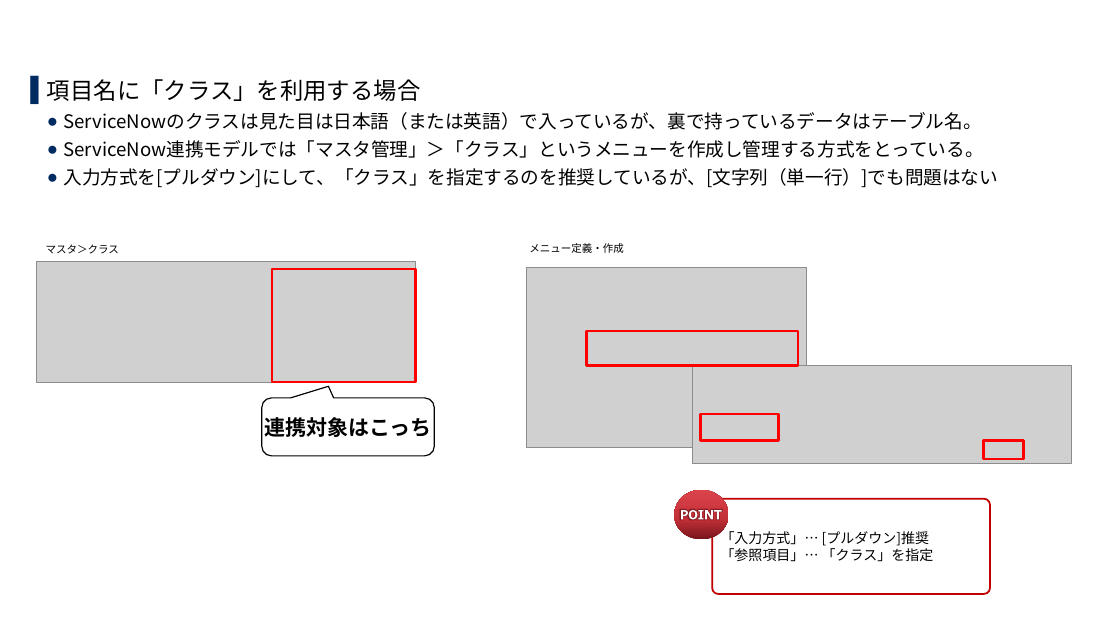
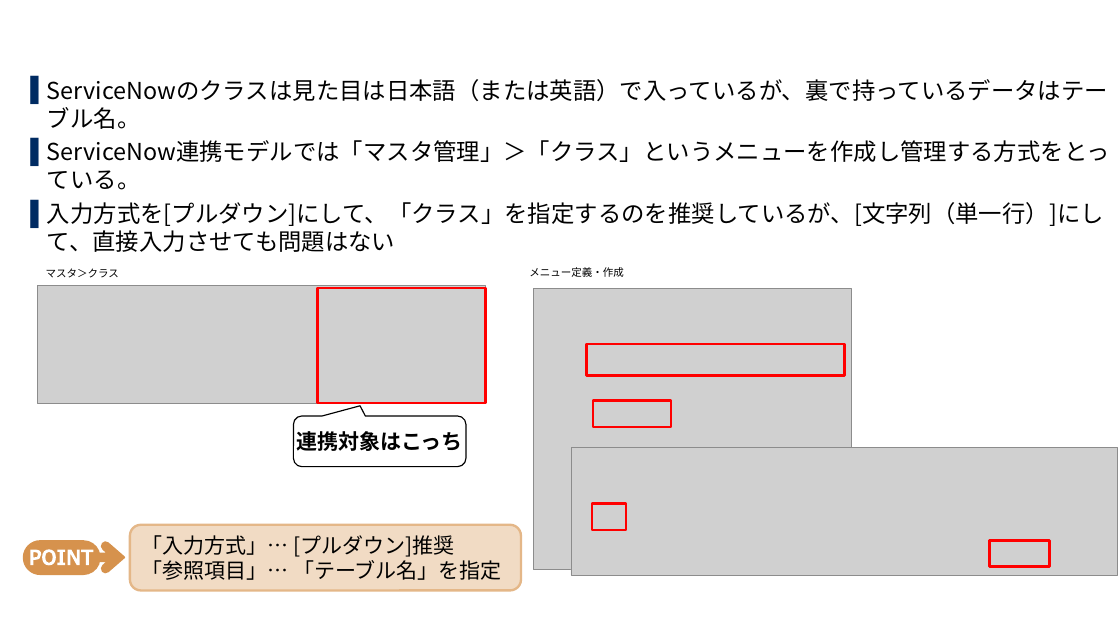
Before and after one commit to exastro-suite/SettingSamples-ServiceNow, a slide deck: slide 50 of docs/setting-samples-servicenow-install_ja.pptx (slide 43 before the commit). Drawn at 1120x630 pixels with LibreOffice and Linux fonts; fonts in the diff are those of the drawing; grey boxes stand for pictures; background and template pictures are left out. Boxes give left, top, right and bottom in pixels: in the first picture for what was removed or moved away, otherwise in the second. Text is boxed around its words. In the diff, an @@ line names an element or a change of style, - is before the commit and + after.

```diff
--- a/docs/setting-samples-servicenow-install_ja.pptx
+++ b/docs/setting-samples-servicenow-install_ja.pptx
@@ text at [47,79,420,101]: paragraph removed @@
-▌ 項目名に「クラス」を利用する場合
@@ text at [47,79,1110,190]: size 16 to 20 pt in "ServiceNowのクラスは見た目は日本語（または英語）で入っているが、裏で持っているデータはテーブル名。", "ServiceNow連携モデルでは「マスタ管理」＞「クラス」というメニューを作成し管理する方式をとっている。"; bullet ● to ▌; list level 2 to 1 in "ServiceNowのクラスは見た目は日本語（または英語）で入っているが、裏で持っているデータはテーブル名。"; list level 2 to 1 in "ServiceNow連携モデルでは「マスタ管理」＞「クラス」というメニューを作成し管理する方式をとっている。" @@
@@ text at [47,202,1104,252]: text changed; size 16 to 20 pt @@
-  ● 入力方式を[プルダウン]にして、「クラス」を指定するのを推奨しているが、[文字列（単一行）]でも問題はない
+▌ 入力方式を[プルダウン]にして、「クラス」を指定するのを推奨しているが、[文字列（単一行）]にして、直接入力させても問題はない
@@ text "マスタ＞クラス": place and size @@
-text "マスタ＞クラス" at [46,244,119,254]
+text "マスタ＞クラス" at [46,268,119,278]
@@ text "メニュー定義・作成": place and size @@
-text "メニュー定義・作成" at [529,243,624,253]
+text "メニュー定義・作成" at [529,267,624,277]
@@ picture removed at [527,267,807,448] @@
@@ picture: place and size @@
-picture at [37,261,416,382]
+picture at [38,286,486,403]
@@ rectangle: place and size @@
-rectangle at [272,269,416,381]
+rectangle at [318,288,486,403]
@@ picture added at [534,288,851,570] @@
@@ rectangle: place and size @@
-rectangle at [586,331,798,365]
+rectangle at [586,344,844,376]
@@ picture removed at [692,365,1071,463] @@
@@ rounded speech box "連携対象はこっち": place and size @@
-rounded speech box "連携対象はこっち" at [262,398,434,456]
+rounded speech box "連携対象はこっち" at [293,416,465,466]
@@ rectangle: place and size @@
-rectangle at [701,414,778,441]
+rectangle at [593,401,670,428]
@@ picture added at [571,447,1118,575] @@
@@ rectangle added at [592,503,627,529], outline #FF0000 2.25 pt @@
@@ ellipse removed at [675,490,729,539] @@
@@ rounded rectangle "「入力方式」… [プルダウン]推奨": place and size @@
-rounded rectangle "「入力方式」… [プルダウン]推奨" at [712,499,991,594]
+rounded rectangle "「入力方式」… [プルダウン]推奨" at [130,525,522,591]
@@ rounded rectangle "「入力方式」… [プルダウン]推奨" at [130,525,522,591]: vertical alignment middle to top; fill #FFFFFF to #F1DBC4; outline #C00000 1.5 pt to #E4B788 2 pt; proportions changed @@
@@ text in rounded rectangle at [141,535,454,557]: size 12 to 18 pt in "「入力方式」… [プルダウン]推奨" @@
@@ freeform shape removed at [681,510,722,519] @@
@@ freeform shape added at [23,540,125,576], fill #D6924D @@
@@ freeform shape added at [30,549,93,565], fill #FFFFFF @@
@@ text in rounded rectangle at [141,560,502,580]: text changed; size 12 to 18 pt @@
-「参照項目」… 「クラス」を指定
+「参照項目」… 「テーブル名」を指定
@@ rectangle: place and size @@
-rectangle at [984,441,1024,460]
+rectangle at [990,540,1050,566]
```
Also in this commit, not shown: 19 other slides changed, 30 slides added, 42 slides removed, 1 other file.
